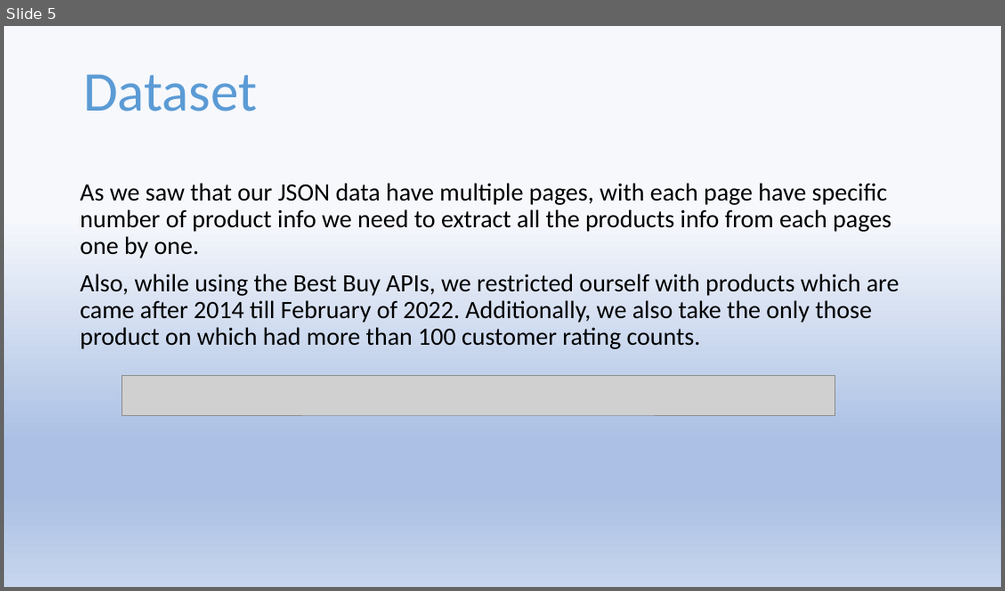
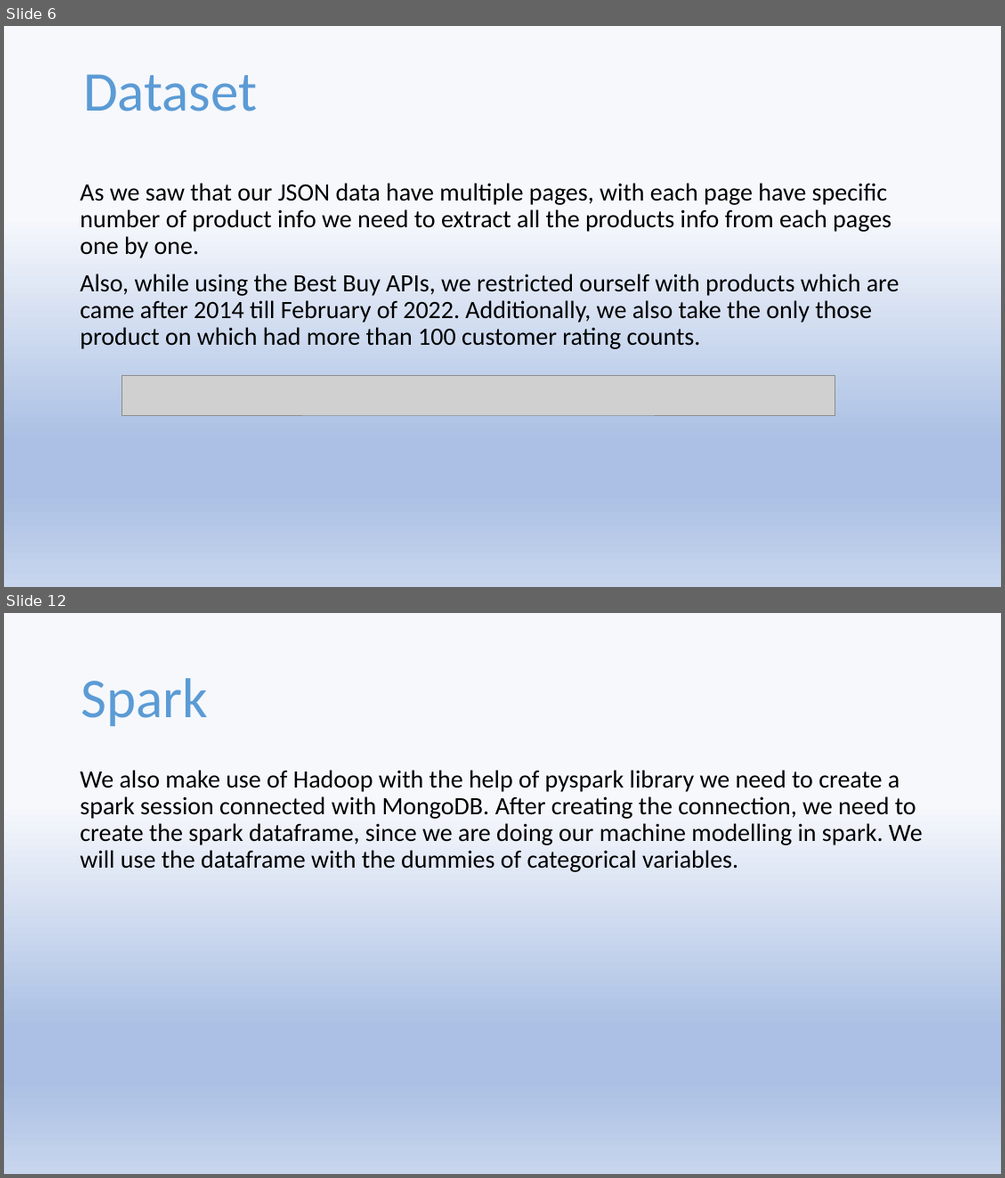
Before and after one commit to Pratyushnayak/Best-Buy-Price, a slide deck: Best Buy.pptx. Shown one above the other, each under a label of ours: slide 5 before the commit, slides 6 and 12 after it; the slides between them are not shown. The pictures are 1005x591 and 1005x1178 pixels, drawn with LibreOffice and Linux fonts; fonts in the diff are those of the drawing; grey boxes stand for pictures. Boxes give left, top, right and bottom in pixels: in the first picture for what was removed or moved away, otherwise in the second. Text is boxed around its words. In the diff, an @@ line names an element or a change of style, - is before the commit and + after.

```diff
--- a/Best Buy.pptx
+++ b/Best Buy.pptx
@@ slide 12 added at (x1=4, y1=613, x2=1001, y2=1174), background gradient #F6F8FC to #ABC0E4 to #C7D5ED @@
@@ text added at (x1=81, y1=678, x2=208, y2=726), 54 pt, text gradient #1F4E79 to #5B9BD5 to #9DC3E6 @@
+Spark
@@ text added at (x1=80, y1=770, x2=922, y2=872), 24 pt, text #000000 @@
+We also make use of Hadoop with the help of pyspark library we need to create a spark session connected with MongoDB. After creating the connection, we need to create the spark dataframe, since we are doing our machine modelling in spark. We will use the dataframe with the dummies of categorical variables.
@@ what was slide 5 is now slide 6 @@
```
Also in this commit, not shown: 2 slides changed, 14 other slides added, 1 slide removed.
